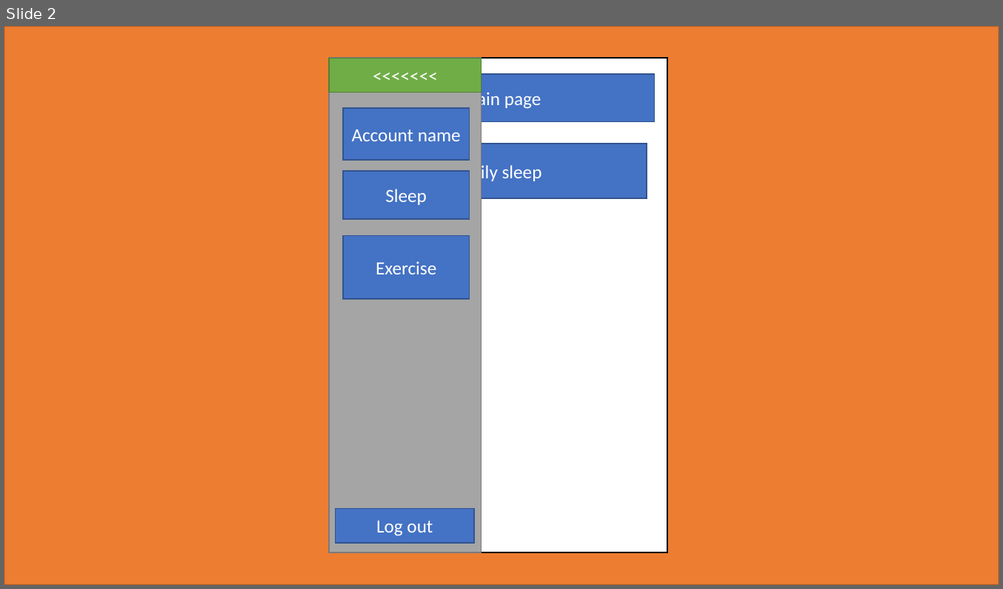
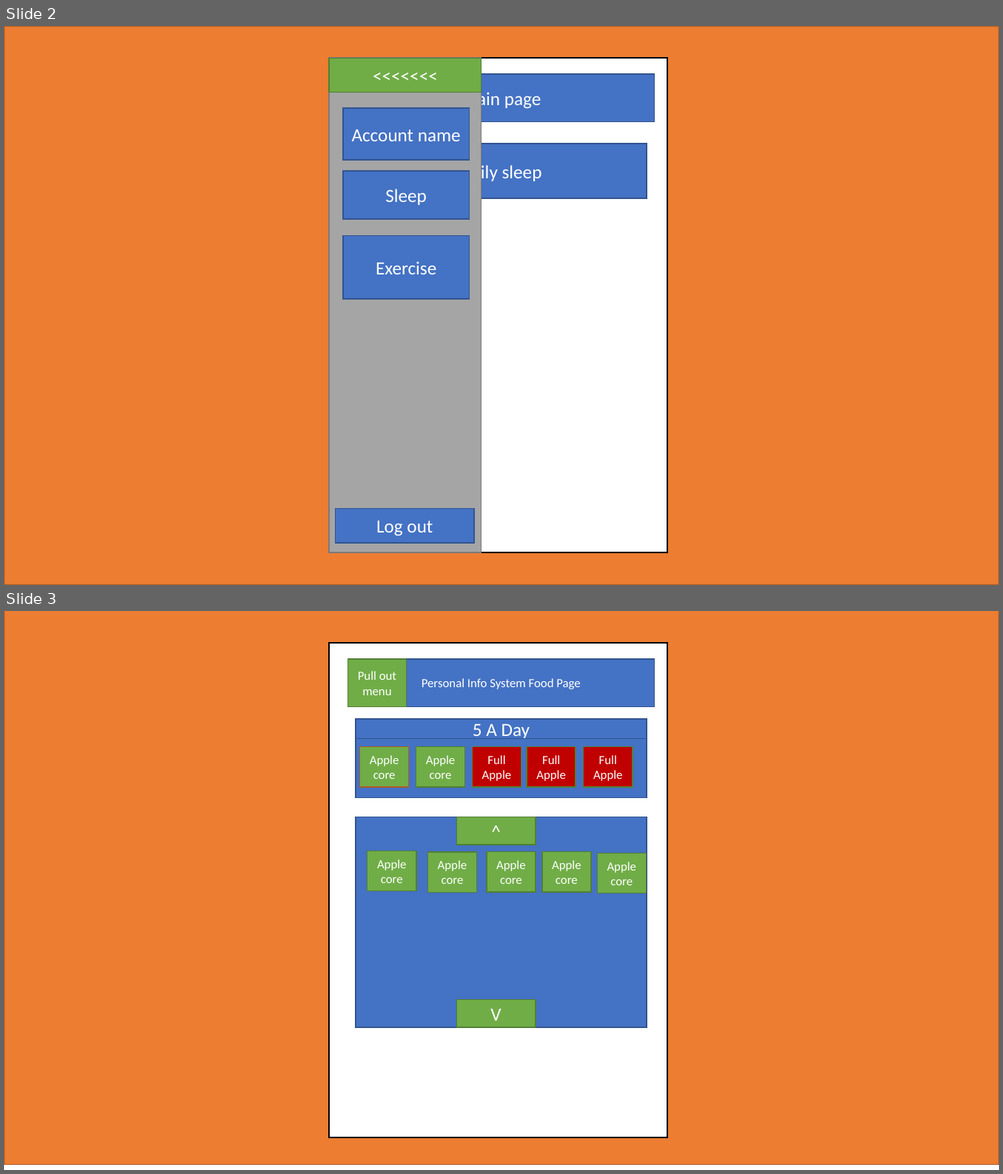
Before and after one commit to CM10313-Group-19/Personal-Infomatics-Software, a slide deck: ProjectInformation/Powerpoint designs/V1/powerpoint design.pptx. Shown one above the other, each under a label of ours: slide 2 before the commit, slides 2 and 3 after it. The pictures are 1003x589 and 1003x1174 pixels, drawn with LibreOffice and Linux fonts; fonts in the diff are those of the drawing. Boxes give left, top, right and bottom in pixels: in the first picture for what was removed or moved away, otherwise in the second. Text is boxed around its words. In the diff, an @@ line names an element or a change of style, - is before the commit and + after.

```diff
--- a/ProjectInformation/Powerpoint designs/V1/powerpoint design.pptx
+++ b/ProjectInformation/Powerpoint designs/V1/powerpoint design.pptx
@@ slide 3 added at (4,611,999,1170), background #FFFFFF @@
@@ rectangle added at (4,611,999,1165), fill #ED7D31, outline #AF5C24 1 pt @@
@@ rectangle added at (330,643,667,1139), fill #FFFFFF, outline #000000 1 pt @@
@@ rectangle added at (348,659,654,706), fill #4472C4, outline #325491 1 pt, 12 pt, text #FFFFFF @@
+Personal Info System Food Page
@@ rectangle added at (348,659,406,706), fill #70AD47, outline #538035 1 pt, 12 pt, text #FFFFFF @@
+Pull out menu
@@ rectangle added at (356,719,646,739), fill #4472C4, outline #325491 1 pt, 18 pt, text #FFFFFF @@
+5 A Day
@@ rectangle added at (356,738,646,797), fill #4472C4, outline #325491 1 pt @@
@@ rectangle added at (360,747,409,787), fill #70AD47, outline #AF5C24 1 pt, 12 pt, text #FFFFFF @@
+Apple core
@@ rectangle added at (416,747,465,787), fill #70AD47, outline #538035 1 pt, 12 pt, text #FFFFFF @@
+Apple core
@@ rectangle added at (472,747,521,787), fill #C00000, outline #538035 1 pt, 12 pt, text #FFFFFF @@
+Full Apple
@@ rectangle added at (527,747,576,787), fill #C00000, outline #538035 1 pt, 12 pt, text #FFFFFF @@
+Full Apple
@@ rectangle added at (583,747,633,787), fill #C00000, outline #538035 1 pt, 12 pt, text #FFFFFF @@
+Full Apple
@@ rectangle added at (356,817,646,1028), fill #4472C4, outline #325491 1 pt @@
@@ rectangle added at (456,817,535,846), fill #70AD47, outline #538035 1 pt, 18 pt, text #FFFFFF @@
+^
@@ rectangle added at (367,851,417,891), fill #70AD47, outline #538035 1 pt, 12 pt, text #FFFFFF @@
+Apple core
@@ rectangle added at (428,852,477,892), fill #70AD47, outline #538035 1 pt, 12 pt, text #FFFFFF @@
+Apple core
@@ rectangle added at (486,852,536,892), fill #70AD47, outline #538035 1 pt, 12 pt, text #FFFFFF @@
+Apple core
@@ rectangle added at (542,852,591,892), fill #70AD47, outline #538035 1 pt, 12 pt, text #FFFFFF @@
+Apple core
@@ rectangle added at (597,854,646,894), fill #70AD47, outline #538035 1 pt, 12 pt, text #FFFFFF @@
+Apple core
@@ rectangle added at (456,999,535,1028), fill #70AD47, outline #538035 1 pt, 18 pt, text #FFFFFF @@
+V
```
Also in this commit, not shown: 1 slide changed, 4 other slides added.
